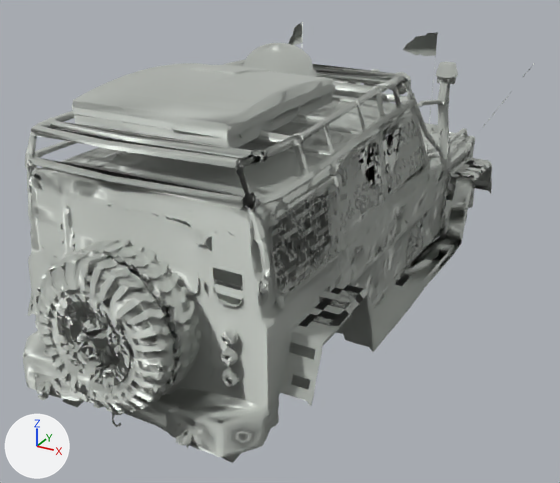
The glTF model assets/defender/body.gltf: old version first, new version second.
The view is the same before and after, from a 50 mm lens placed at (2.53, -4.92, 3.17), pointed at (0.01, -0.35, 0.89). Every picture has the same lights, and +X, +Y and +Z are marked at lower left. The older version comes first.

Script lines for the objects in view, before the commit:
```python
mat_body_mat = principled_material('body_mat')
mat_body_mat.base_color = (0.55, 0.58, 0.54)  # light grey #c4c8c2
mat_body_mat.metallic = 0.35
mat_body_mat.roughness = 0.45
me_body = bpy.data.meshes.new('body')
me_body.from_pydata(...)  # 45294 vertices, 112594 faces; spans x -1.0..1.19, y -2.44..2.26, z 0.33..2.31
me_body.materials.append(mat_body_mat)  # light grey #c4c8c2
ob_body = bpy.data.objects.new('body', me_body)
ob_body.location = (0.0, 0.0, 0.0)
```
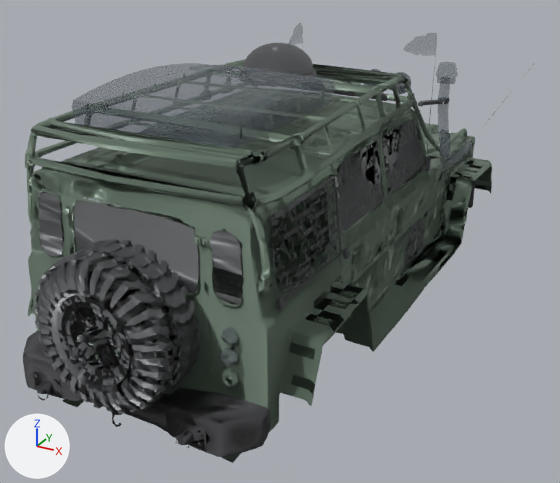
Patch to the scene script:
```diff
--- a/assets/defender/body.gltf.py
+++ b/assets/defender/body.gltf.py
@@ mat_body_mat @@
 mat_body_mat = principled_material('body_mat')
-mat_body_mat.base_color = (0.55, 0.58, 0.54)  # light grey #c4c8c2
+mat_body_mat.base_color = (0.13, 0.135, 0.14)  # dark grey #656769
 mat_body_mat.metallic = 0.35
@@ me_body @@
-me_body.from_pydata(...)  # 45294 vertices, 112594 faces; spans x -1.0..1.19, y -2.44..2.26, z 0.33..2.31
+me_body.from_pydata(...)  # 51256 vertices, 114123 faces; spans x -1.0..1.19, y -2.44..2.26, z 0.33..2.31
+# me_body part 1: 303 vertices moved within x -0.92..0.94, y -2.41..2.17, z 0.49..2.02; 1595 vertices removed from x -0.93..0.95, y -2.41..2.18, z 0.5..2.23; 7516 vertices added at x -0.93..0.95, y -2.41..2.19, z 0.49..2.23
+# other edits to the shape of me_body do not show in these pictures
 me_body.materials.append(mat_body_mat)
+me_body.materials.append(mat_material__1959)  # grey #6f8173
+me_body.materials.append(mat_material__2004)  # grey #6f8173
+me_body.materials.append(mat_material__1997)  # grey #6f8173
+me_body.materials.append(mat_material__2021)  # dark grey #656769
+me_body.materials.append(mat_material__2016)  # greyish blue #656f79
+me_body.materials.append(mat_material__1958)  # dark grey #656769
+me_body.materials.append(mat_material__1975)  # greyish blue #656f79
+me_body.materials.append(mat_material__1979)  # dark grey #656769
+me_body.materials.append(mat_material__1968)  # grey #6f8173
+me_body.materials.append(mat_material__1981)  # grey #6f8173
+me_body.materials.append(mat_material__1998)  # grey #6f8173
+me_body.materials.append(mat_material__1980)  # dark grey #656769
+me_body.materials.append(mat_material__1989)  # grey #6f8173
+me_body.materials.append(mat_material__1967)  # greyish blue #656f79
+me_body.materials.append(mat_material__1966)  # dark grey #656769
+me_body.materials.append(mat_material__2015)  # dark grey #4d4d50
+me_body.materials.append(mat_material__1971)  # dark grey #656769
+me_body.materials.append(mat_material__1961)  # dark grey #4d4d50
+me_body.materials.append(mat_material__1991)  # grey #6f8173
+me_body.materials.append(mat_material__2026)  # grey #6f8173
+me_body.materials.append(mat_material__2002)  # greyish blue #656f79
+me_body.materials.append(mat_material__2010)  # dark grey #656769
+me_body.materials.append(mat_material__1987)  # grey #6f8173
+me_body.materials.append(mat_material__1976)  # dark grey #656769
+me_body.materials.append(mat_material__1965)  # dark grey #656769
+me_body.materials.append(mat_material__2023)  # dark grey #656769
+me_body.materials.append(mat_material__2006)  # dark grey #4d4d50
+me_body.materials.append(mat_material__2019)  # dark grey #656769
+me_body.materials.append(mat_material__1970)  # grey #6f8173
+me_body.materials.append(mat_material__1960)  # dark grey #4d4d50
+me_body.materials.append(mat_material__1988)  # grey #6f8173
+me_body.materials.append(mat_material__1982)  # dark grey #656769
+me_body.materials.append(mat_material__1984)  # dark grey #656769
+me_body.materials.append(mat_material__1983)  # dark grey #656769
+me_body.materials.append(mat_material__1969)  # greyish blue #656f79
+me_body.materials.append(mat_material__1974)  # dark grey #656769
+me_body.materials.append(mat_material__1962)  # dark grey #656769
+me_body.materials.append(mat_material__2014_001)  # dark grey #4d4d50
+me_body.materials.append(mat_material__2014)  # dark grey #4d4d50
+me_body.materials.append(mat_material__1986)  # greyish blue #656f79
+me_body.materials.append(mat_material__1994)  # grey #6f8173
+me_body.materials.append(mat_material__2013)  # dark grey #4d4d50
+me_body.materials.append(mat_material__2005)  # dark grey #656769
+me_body.materials.append(mat_material__2008)  # dark grey #656769
+me_body.materials.append(mat_material__2003)  # greyish blue #656f79
+me_body.materials.append(mat_material__1999)  # greyish blue #656f79
+me_body.materials.append(mat_material__2022)  # dark grey #656769
+me_body.materials.append(mat_material__2009)  # dark grey #656769
+me_body.materials.append(mat_material__2012)  # dark grey #656769
+me_body.materials.append(mat_material__1992)  # greyish blue #656f79
+me_body.materials.append(mat_material__1993)  # greyish blue #656f79
+me_body.materials.append(mat_material__1990)  # dark grey #656769
+me_body.materials.append(mat_material__1995)  # dark grey #656769
+me_body.materials.append(mat_material__2007)  # dark grey #656769
+me_body.materials.append(mat_material__2000)  # greyish blue #656f79
+me_body.materials.append(mat_material__1963)  # dark grey #4d4d50
+me_body.materials.append(mat_material__2020)  # dark grey #656769
+me_body.materials.append(mat_material__2001)  # greyish blue #656f79
+me_body.materials.append(mat_material_005)  # dark grey #656769
+me_body.materials.append(mat_material__2025)  # greyish blue #656f79
+me_body.materials.append(mat_material__1996)  # greyish blue #656f79
+me_body.materials.append(mat_material__2017)  # dark grey #656769
+me_body.materials.append(mat_material__1985)  # dark grey #656769
+me_body.materials.append(mat_material__2018)  # dark grey #4d4d50
+me_body.materials.append(mat_material__1972)  # dark grey #656769
+me_body.materials.append(mat_material__1977)  # dark grey #656769
+me_body.materials.append(mat_material__2024)  # dark grey #656769
+me_body.materials.append(mat_material__1978)  # dark grey #4d4d50
```

What differs and where, as boxes (x1, y1, x2, y2) in the pictures (560 x 483 px):
'body', recoloured, reshaped
    both: (23, 22, 534, 463)
part 1 of me_body, cut back
    before: (28, 22, 475, 457)
    after: (28, 22, 474, 457)
